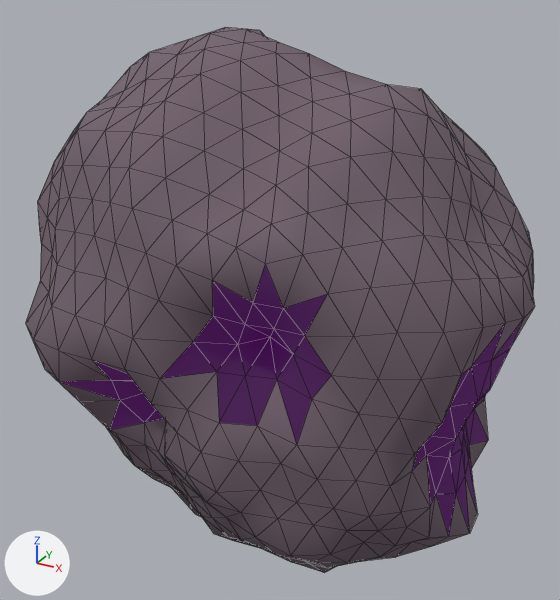
Before and after pictures for a commit that changed the glTF model assets/asteroids/asteroid_med_04.glb.
Rendered twice from a 50 mm camera at (1.43, -2.58, 1.4) aimed at (-0.01, 0.04, 0.09). Every picture has the same lights, and +X, +Y and +Z are marked at lower left. The picture after the commit comes second. Mesh edges are drawn as thin lines.

The first picture shows 'asteroid_med_04'.
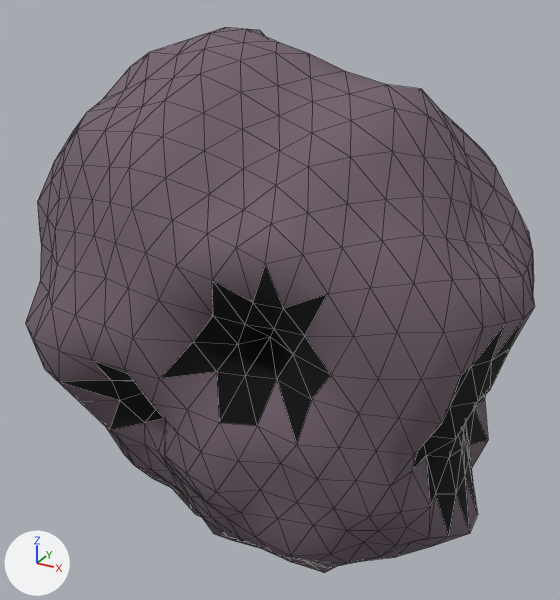
The change, as a list of edits to the scene's bpy script:
```text
Change mat_crater_asteroid_med_04:
    remove mat_crater_asteroid_med_04.emission_color = (0.042, 0.0, 0.063)  # dark purple #3a0047
    remove mat_crater_asteroid_med_04.emission_strength = 1.0
```

Boxes [x1, y1, x2, y2] around the edits, measured in the pictures (560 x 600 px):
'asteroid_med_04', recoloured, surface changed (darker): [59, 263, 525, 538] in both
